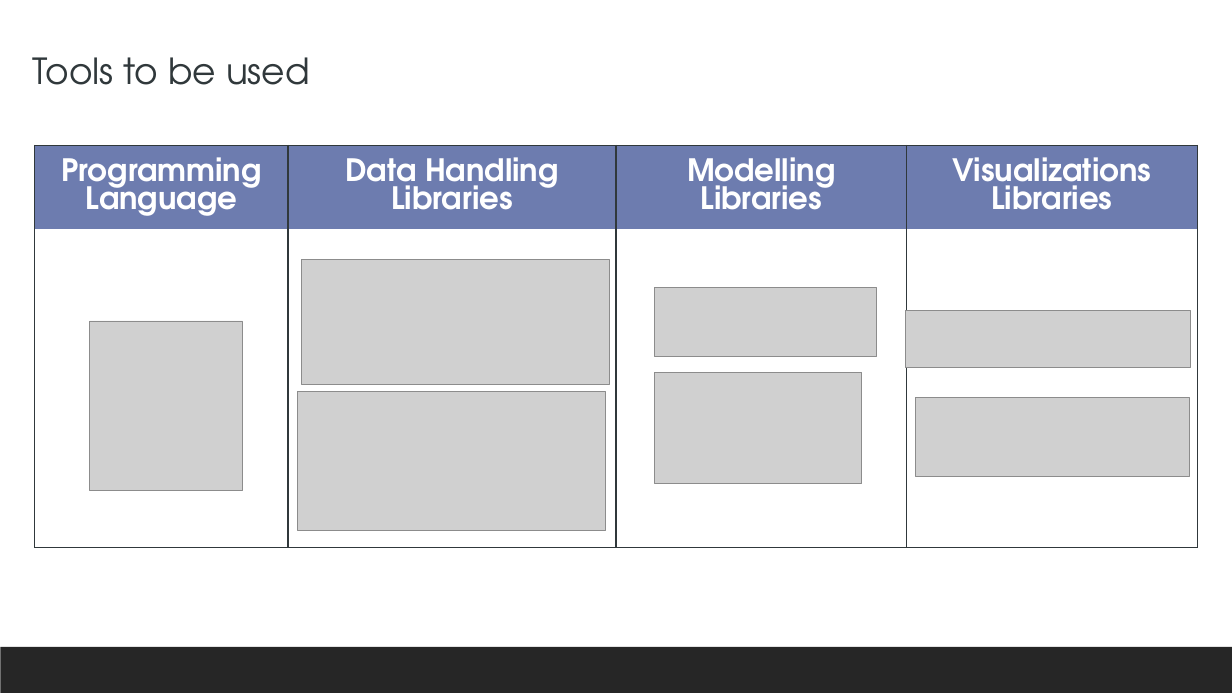
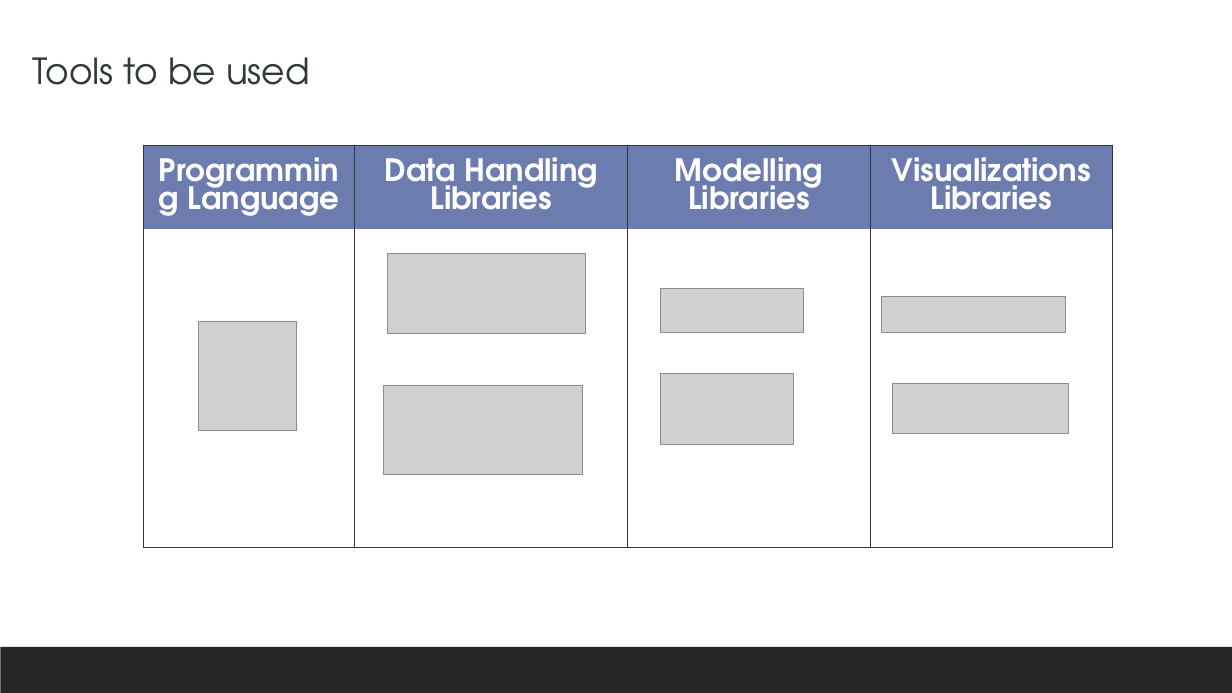
Before and after one commit to salemeid/Tuwaiq-DS-my-project, a slide deck: slide 5 of My_presentation_chess.pptx. Drawn at 1232x693 pixels with LibreOffice and Linux fonts; fonts in the diff are those of the drawing; grey boxes stand for pictures. Boxes give left, top, right and bottom in pixels: in the first picture for what was removed or moved away, otherwise in the second. Text is boxed around its words. In the diff, an @@ line names an element or a change of style, - is before the commit and + after.

```diff
--- a/My_presentation_chess.pptx
+++ b/My_presentation_chess.pptx
@@ table: place and size @@
-table at [35,145,1197,547]
+table at [143,145,1112,547]
@@ picture: place and size @@
-picture at [301,260,609,384]
+picture at [387,253,586,334]
@@ picture: place and size @@
-picture at [654,287,876,357]
+picture at [661,288,804,333]
@@ picture: place and size @@
-picture at [905,311,1190,368]
+picture at [882,296,1066,333]
@@ picture: place and size @@
-picture at [90,321,242,491]
+picture at [199,321,297,430]
@@ picture: place and size @@
-picture at [298,392,605,531]
+picture at [384,385,583,475]
@@ picture: place and size @@
-picture at [654,372,861,484]
+picture at [661,373,795,445]
@@ picture: place and size @@
-picture at [916,398,1189,477]
+picture at [893,384,1069,434]
```
Also in this commit, not shown: 4 other slides changed, 3 slides added, 2 slides removed, 4 other files.
